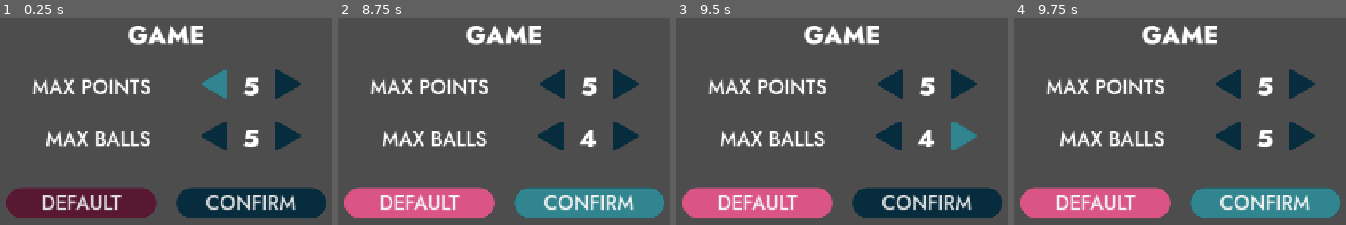
Above: before the commit, frames 1-4 (left to right).
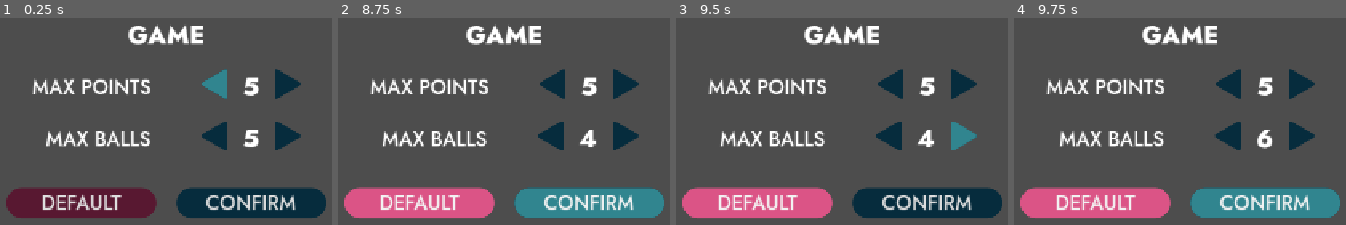
Above: after the commit, the same moments.

Repository: cf-Le3/pong-plus
Game: Godot game, scene res://menus/settings/game_settings/game_settings.tscn
Same seed, same stepped clock (60 frames per second), same inputs: the game is played once before the commit and once after it. This scene is started directly instead of the project's main scene.
Inputs (mouse positions are in pixels of both pictures, inside the frame that each line leads up to):
- Up to frame 1 (0.25 s): no input
- Up to frame 2 (8.75 s): click "CONFIRM" at 0.5 s; click "CONFIRM" at 1.25 s; click (550, 86) at 2 s; click (626, 86) at 2.75 s; click (550, 140) at 3.5 s; click (626, 140) at 4.25 s; click "DEFAULT" at 5 s; tap Enter at 5.75, 7.25 s; hold Down (down_player2) 5.78-6.53 s; hold Up (ui_up) 5.78-7.28 s; tap Space at 6.5, 8 s; tap Down (down_player2) at 6.6, 8.1 s; hold Down (down_player2) 7.28-8.03 s; hold Left (ui_left) from 7.28 s (still down)
- Up to frame 3 (9.5 s): tap Enter at 8.75 s; release Left (ui_left) at 8.78 s; hold S (down_player1) from 8.78 s (still down); hold Down (down_player2) from 8.78 s (still down)
- Up to frame 4 (9.75 s): tap Space at 9.5 s; release S (down_player1) at 9.53 s; release Down (down_player2) at 9.53 s; hold Right (ui_right) from 9.53 s (still down); tap Down (down_player2) at 9.6 s

Frames 1-3 are identical in both runs. In frame 4, 1.1% of the frame differs, in the area x 13-79%, y 50-64%.

Commit message:
Enable counter increment/decrement with directional UI input

Diff:
--- a/Pong Plus/menus/settings/game_settings/game_settings.gd
+++ b/Pong Plus/menus/settings/game_settings/game_settings.gd
@@ -6,6 +6,19 @@
 func _ready() -> void:
 	_update_counters()
 	$%PointsButtonL.grab_focus()
+
+func _input(event: InputEvent) -> void:
+	var focus_owner := get_viewport().gui_get_focus_owner()
+	if event.is_action_pressed("ui_left"):
+		if focus_owner == $%PointsButtonL:
+			$%PointsButtonL.pressed.emit()
+		elif focus_owner == $%BallsButtonL:
+			$%BallsButtonL.pressed.emit()
+	elif event.is_action_pressed("ui_right"):
+		if focus_owner == $%PointsButtonR:
+			$%PointsButtonR.pressed.emit()
+		elif focus_owner == $%BallsButtonR:
+			$%BallsButtonR.pressed.emit()
 
 func _on_points_button_l_pressed() -> void:
 	game_config.set_max_points(game_config.get_max_points()-1)
